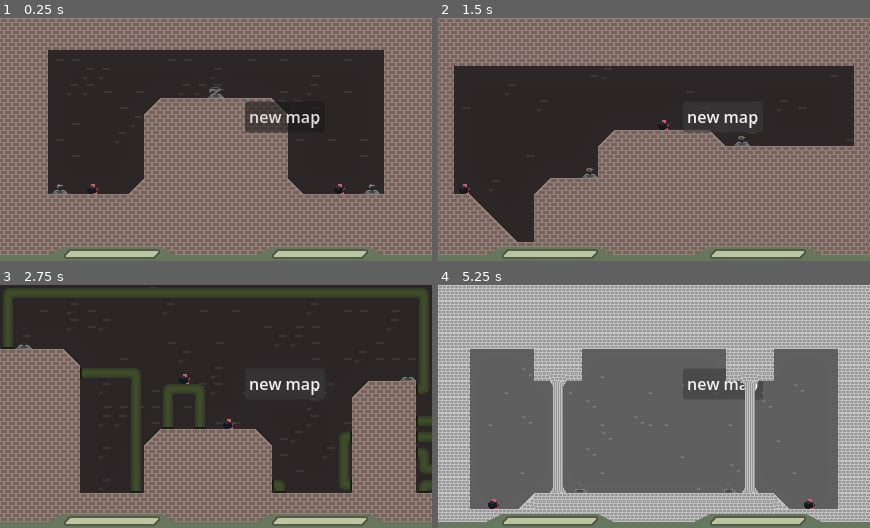
Above: before the commit, frames 1-4 (two rows, left to right).
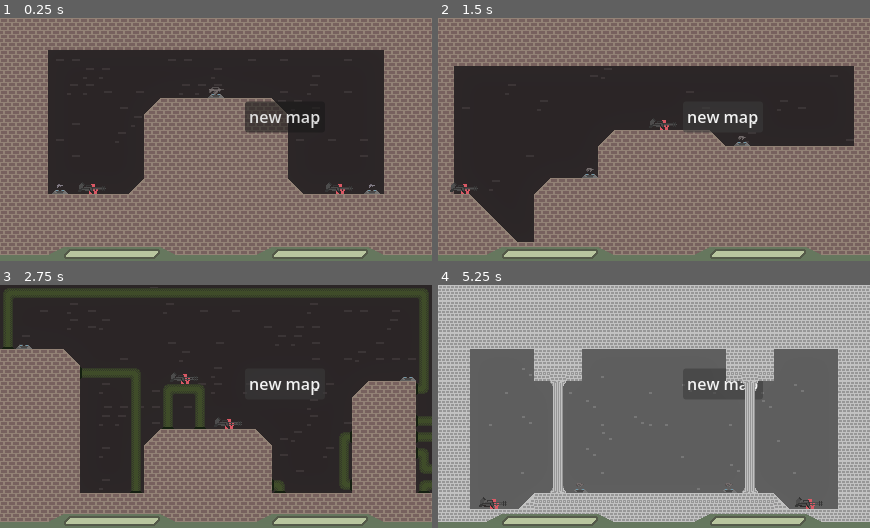
Above: after the commit, the same moments.

Repository: snuggyizme/horse-fishstick
Game: Godot game, scene res://scenes/main.tscn
Two runs of this game, one before a commit and one after it. Both use one fixed random seed, a clock stepped at 60 frames per second and the inputs below. The project has no main scene, so this scene is started directly.
Inputs:
- Up to frame 1 (0.25 s): no input
- Up to frame 2 (1.5 s): click "new map" at 0.5 s; click "new map" at 1.25 s
- Up to frame 3 (2.75 s): click "new map" at 2 s
- Up to frame 4 (5.25 s): tap Enter at 2.75, 4.25 s; tap Space at 3.5, 5 s

The runs differ from the first frame. In frame 1, 0.2% of the frame differs, in the area x 18-82%, y 67-73%; in frame 2, 0.2%; in frame 3, 0.2%; in frame 4, 0.2%, in the area x 9-89%, y 87-93%.

Commit message:
Bullet casings collidable funny

Diff:
--- a/guns/minigun.tres
+++ b/guns/minigun.tres
@@ -12,7 +12,7 @@
 spread = 17.5
 knockback = 1.1
 auto = true
-tracerColour = "ffcf8c "
+tracerColour = "ffcf8c"
 tracerColourFade = "ffa78c"
 overrideTracers = true
 doTracersGlow = true
--- /dev/null
+++ b/scenes/casing.tscn
@@ -0,0 +1,21 @@
+[gd_scene format=3 uid="uid://5os15auik6ey"]
+
+[ext_resource type="Texture2D" uid="uid://th247880fbr6" path="res://assets/sprites/guns/bulletcasing.png" id="1_5rmea"]
+
+[sub_resource type="PhysicsMaterial" id="PhysicsMaterial_5rmea"]
+bounce = 0.39
+
+[sub_resource type="RectangleShape2D" id="RectangleShape2D_c0kfm"]
+size = Vector2(2, 0.5)
+
+[node name="casing" type="Node2D" unique_id=1559466672]
+
+[node name="rigidbody" type="RigidBody2D" parent="." unique_id=1079449627]
+physics_material_override = SubResource("PhysicsMaterial_5rmea")
+
+[node name="sprite" type="Sprite2D" parent="rigidbody" unique_id=795175647]
+texture = ExtResource("1_5rmea")
+
+[node name="shape" type="CollisionShape2D" parent="rigidbody" unique_id=641480674]
+scale = Vector2(1, 2)
+shape = SubResource("RectangleShape2D_c0kfm")
--- a/scenes/gun visuals/visual_minigun.tscn
+++ b/scenes/gun visuals/visual_minigun.tscn
@@ -63,3 +63,6 @@
 [node name="heat" type="AnimatedSprite2D" parent="decals" unique_id=1801238294]
 sprite_frames = SubResource("SpriteFrames_f10oa")
 autoplay = "default"
+
+[node name="casingSpawner" type="Marker2D" parent="." unique_id=510586961]
+position = Vector2(-6, 1)
--- a/scripts/guncontroller.gd
+++ b/scripts/guncontroller.gd
@@ -2,7 +2,7 @@
 
 var fireTime := 0.0
 var burstFireTime := 0.0
-var gun: GunResource = load("res://guns/zapper.tres")
+var gun: GunResource = load("res://guns/minigun.tres")
 
 var visual: Node2D
 var muzzle
--- a/scripts/minigunDecals.gd
+++ b/scripts/minigunDecals.gd
@@ -10,6 +10,8 @@
 func onShoot():
 	coolDownTime = Time.get_ticks_msec() + 930
 	shotsRecently += 1
+
+	bulletCasing()
 
 func _process(_delta):
 	if shotsRecently == 0 and not glowing:
@@ -31,3 +33,14 @@
 
 		var glowTween = create_tween()
 		glowTween.tween_property(heat, "modulate", Color(2, 1, 1, 0), 0.3)
+
+func bulletCasing():
+	var casing = load("res://scenes/casing.tscn").instantiate()
+	get_tree().current_scene.add_child(casing)
+	casing.global_position = $casingSpawner.global_position
+	casing.get_node("rigidbody").apply_force(Vector2(-1, 2))
+
+	var tween = create_tween()
+	tween.tween_property(casing, "modulate:a", 0, 3)
+	tween.set_ease(Tween.EASE_IN)
+	tween.tween_callback(casing.queue_free)
Binary file added: assets/sprites/guns/bulletcasing.aseprite
Binary file added: assets/sprites/guns/bulletcasing.png
Not shown, added: assets/sprites/guns/bulletcasing.png.import
Binary file changed: assets/sprites/guns/minigun.aseprite
Binary file changed: assets/sprites/guns/minigun.png
